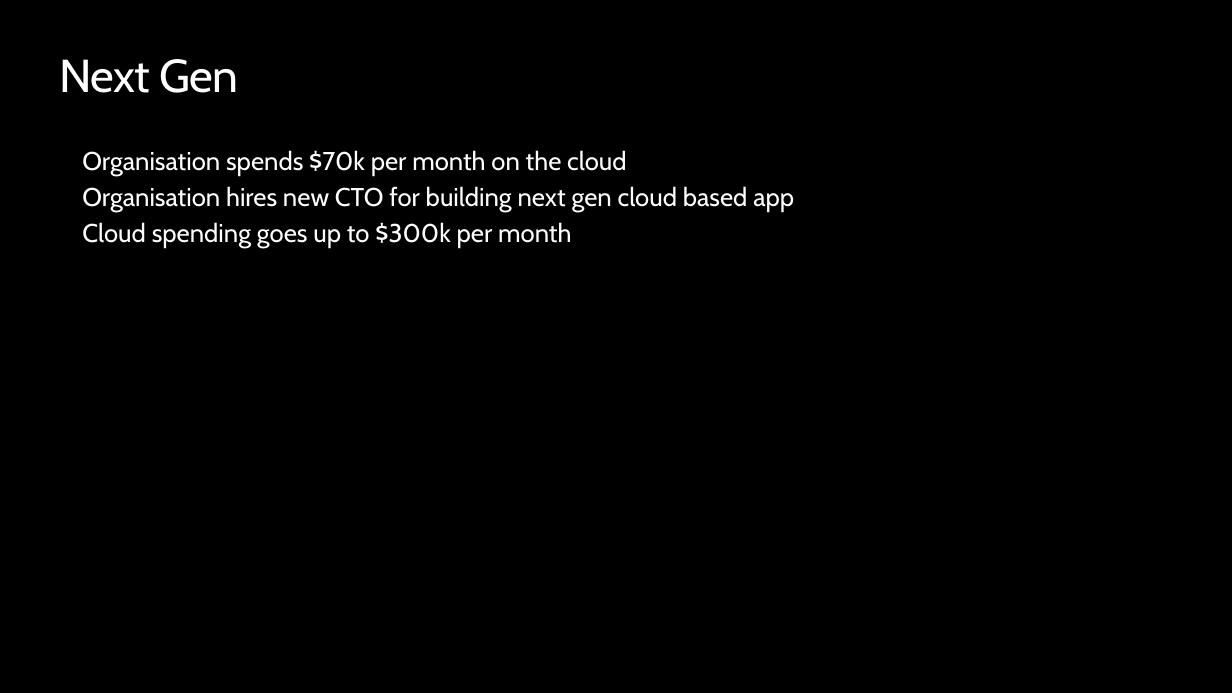
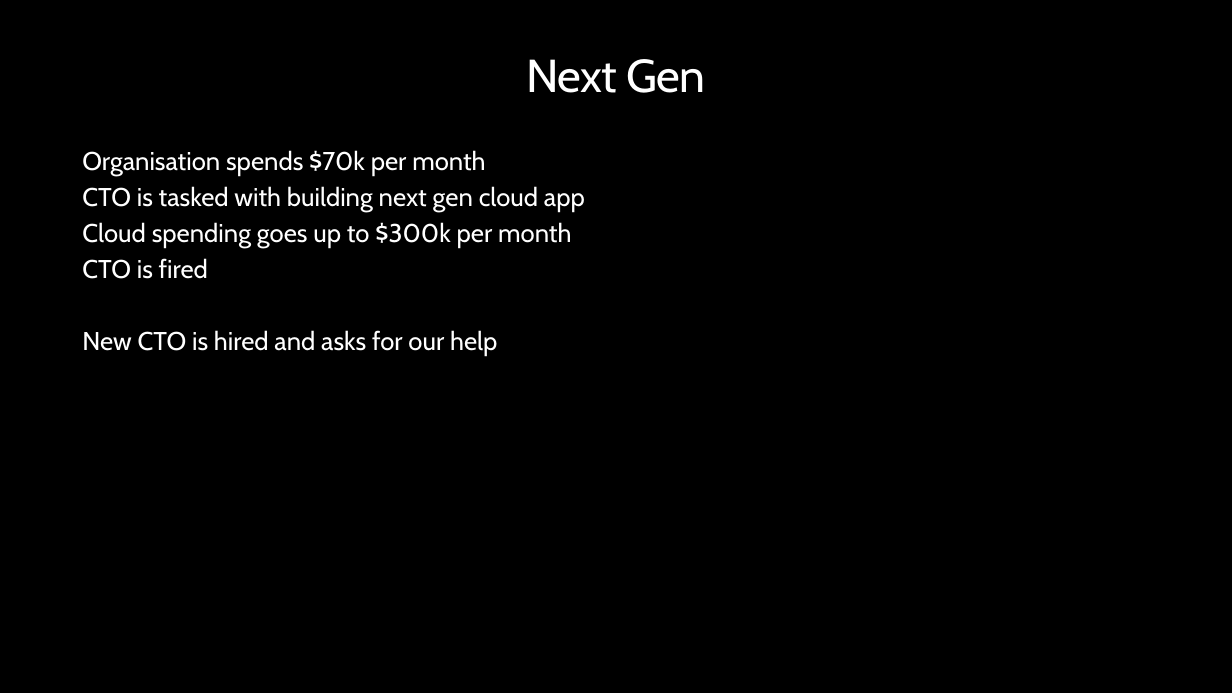
Before and after one commit to peterperov/MSFTCSA, a slide deck: slide 7 of 104-FinOps/Azure FinOps - Introduction.pptx. Drawn at 1232x693 pixels with LibreOffice and Linux fonts; fonts in the diff are those of the drawing; background and template pictures are left out. Boxes give left, top, right and bottom in pixels: in the first picture for what was removed or moved away, otherwise in the second. Text is boxed around its words. In the diff, an @@ line names an element or a change of style, - is before the commit and + after.

```diff
--- a/104-FinOps/Azure FinOps - Introduction.pptx
+++ b/104-FinOps/Azure FinOps - Introduction.pptx
@@ title "Next Gen" at box(527, 59, 706, 93): alignment left to centre @@
@@ text at box(82, 150, 585, 212): text changed @@
-  Organisation spends $70k per month on the cloud
-  Organisation hires new CTO for building next gen cloud based app
+  Organisation spends $70k per month
+  CTO is tasked with building next gen cloud app
@@ text at box(82, 258, 497, 356): paragraphs added @@
+  CTO is fired
+  New CTO is hired and asks for our help
```
Also in this commit, not shown: 10 other slides changed, 3 slides added.
